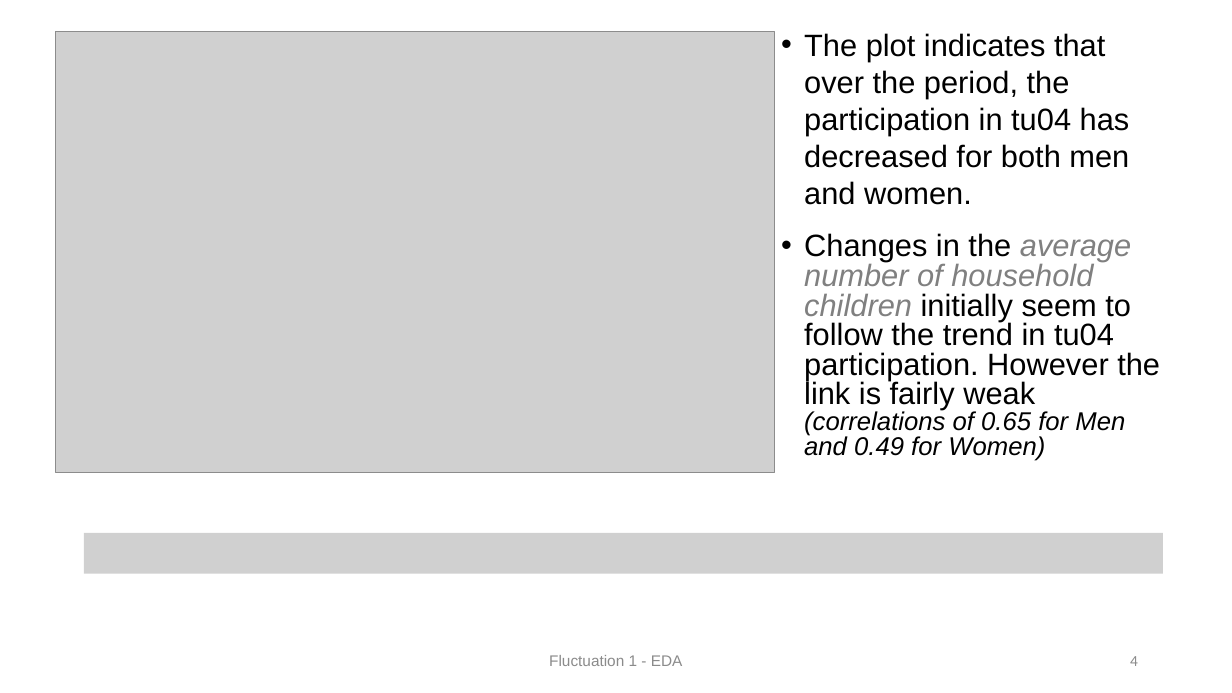
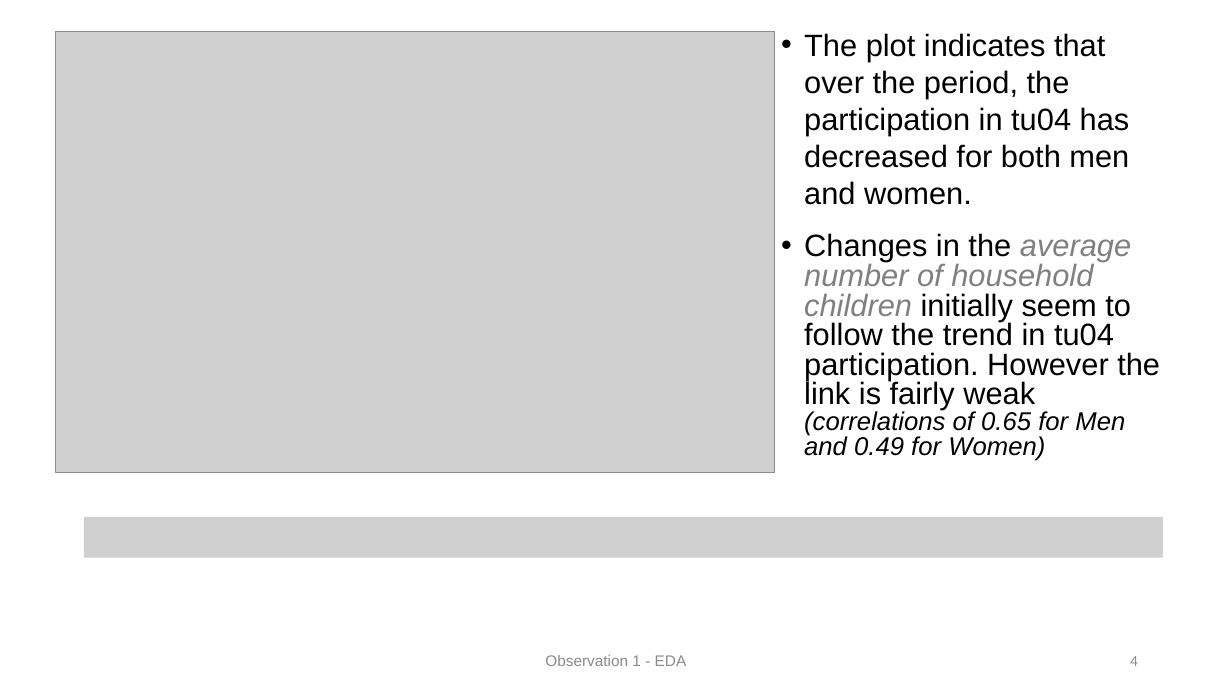
Before and after one commit to HarrisonWilde/AmericanTimeUseSurvey, a slide deck: slide 4 of Presentation/slides (1).pptx. Drawn at 1232x693 pixels with LibreOffice and Linux fonts; fonts in the diff are those of the drawing; grey boxes stand for pictures. Boxes give left, top, right and bottom in pixels: in the first picture for what was removed or moved away, otherwise in the second. Text is boxed around its words. In the diff, an @@ line names an element or a change of style, - is before the commit and + after.

```diff
--- a/Presentation/slides (1).pptx
+++ b/Presentation/slides (1).pptx
@@ picture: place and size @@
-picture at [84,533,1164,574]
+picture at [84,517,1164,557]
@@ text at [545,655,687,666]: text changed @@
-Fluctuation 1 - EDA
+Observation 1 - EDA
```
Also in this commit, not shown: 8 other slides changed, 2 slides added, 1 slide removed.
